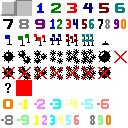
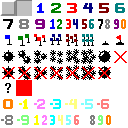
Layer changes from the first 128x128 image to the second:
painted on "sprites.png" over [116, 35, 124, 45]
